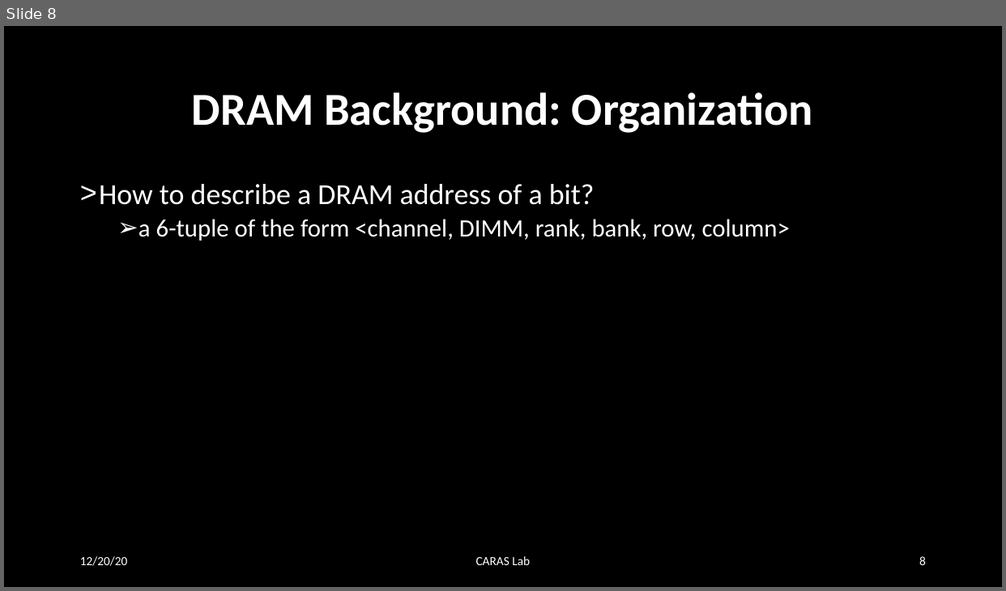
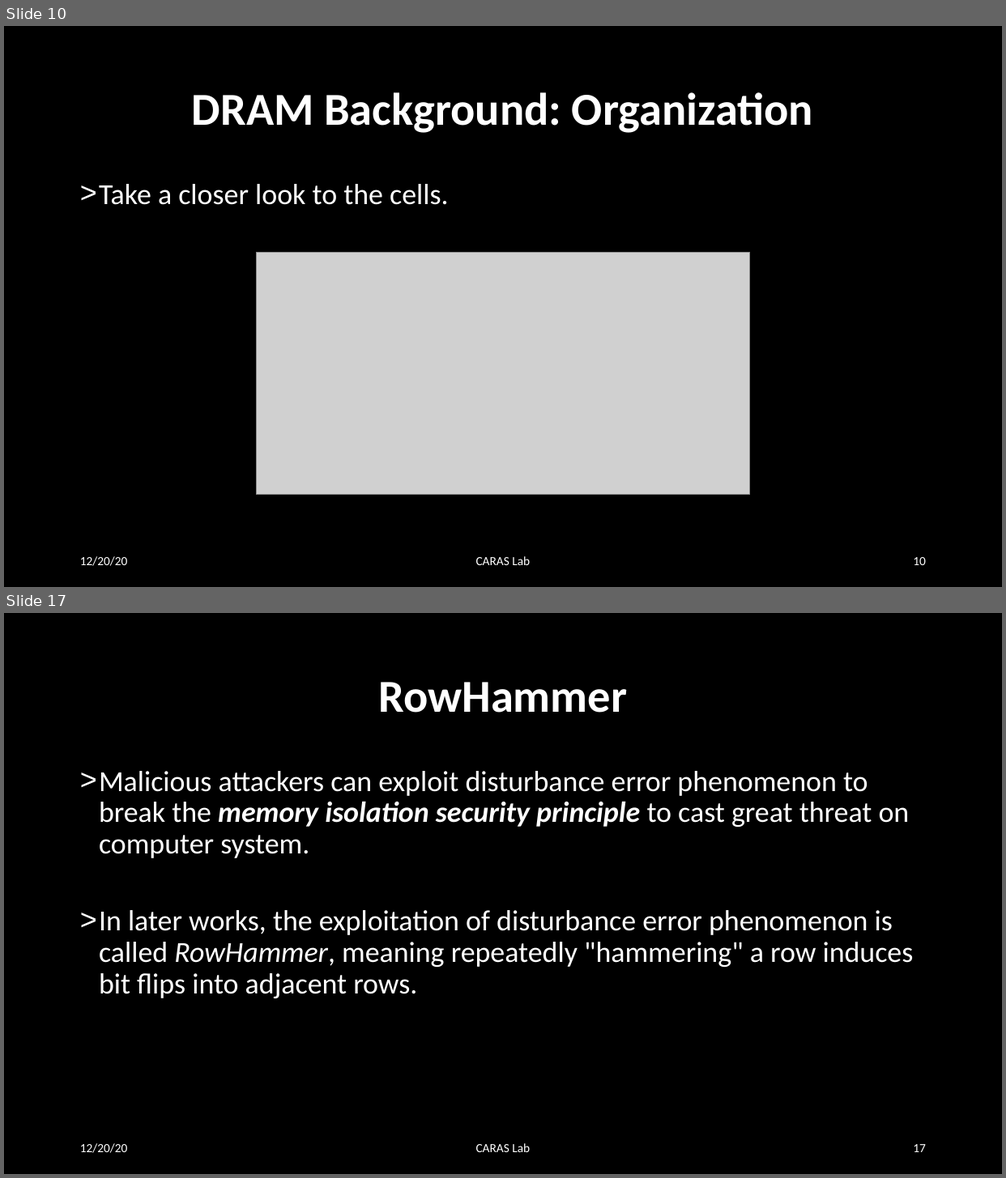
Before and after one commit to MekAkUActOR/RowHammer, a slide deck: summary1.pptx. Shown one above the other, each under a label of ours: slide 8 before the commit, slides 10 and 17 after it; the slides between them are not shown. The pictures are 1006x591 and 1006x1178 pixels, drawn with LibreOffice and Linux fonts; fonts in the diff are those of the drawing; grey boxes stand for pictures. Boxes give left, top, right and bottom in pixels: in the first picture for what was removed or moved away, otherwise in the second. Text is boxed around its words. In the diff, an @@ line names an element or a change of style, - is before the commit and + after.

```diff
--- a/summary1.pptx
+++ b/summary1.pptx
@@ slide 17 added at bbox=[4, 613, 1002, 1174], background #000000 @@
@@ title added at bbox=[378, 682, 627, 713], 44 pt, text #FFFFFF, bold @@
+RowHammer
@@ text added at bbox=[99, 771, 914, 999], 28 pt, text #FFFFFF @@
+> Malicious attackers can exploit disturbance error phenomenon to break the memory isolation security principle to cast great threat on computer system.
+> In later works, the exploitation of disturbance error phenomenon is called RowHammer, meaning repeatedly "hammering" a row induces bit flips into adjacent rows.
@@ text added at bbox=[80, 1144, 128, 1153], 12 pt, text #FFFFFF @@
+12/20/20
@@ text added at bbox=[476, 1144, 530, 1152], 12 pt, text #FFFFFF @@
+CARAS Lab
@@ page number added at bbox=[913, 1144, 926, 1152], 12 pt, text #FFFFFF @@
+17
@@ what was slide 8 is now slide 10 @@
@@ slide 10 changed as well @@
@@ text at bbox=[99, 184, 449, 205]: text changed; size 24 to 28 pt @@
-> How to describe a DRAM address of a bit?
-  ➢ a 6-tuple of the form <channel, DIMM, rank, bank, row, column>
+> Take a closer look to the cells.
@@ picture added at bbox=[256, 252, 750, 495] @@
@@ page number at bbox=[913, 557, 926, 565]: text changed @@
-8
+10
```
Also in this commit, not shown: 6 other slides changed, 9 other slides added, 1 other file.
